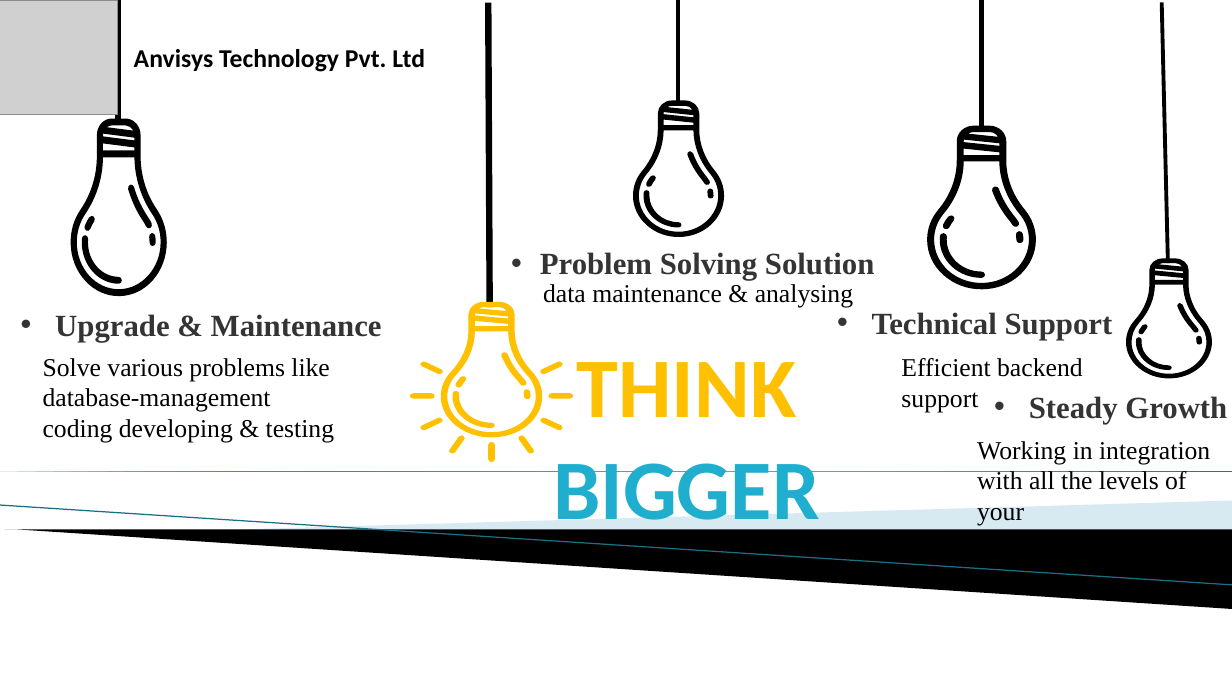
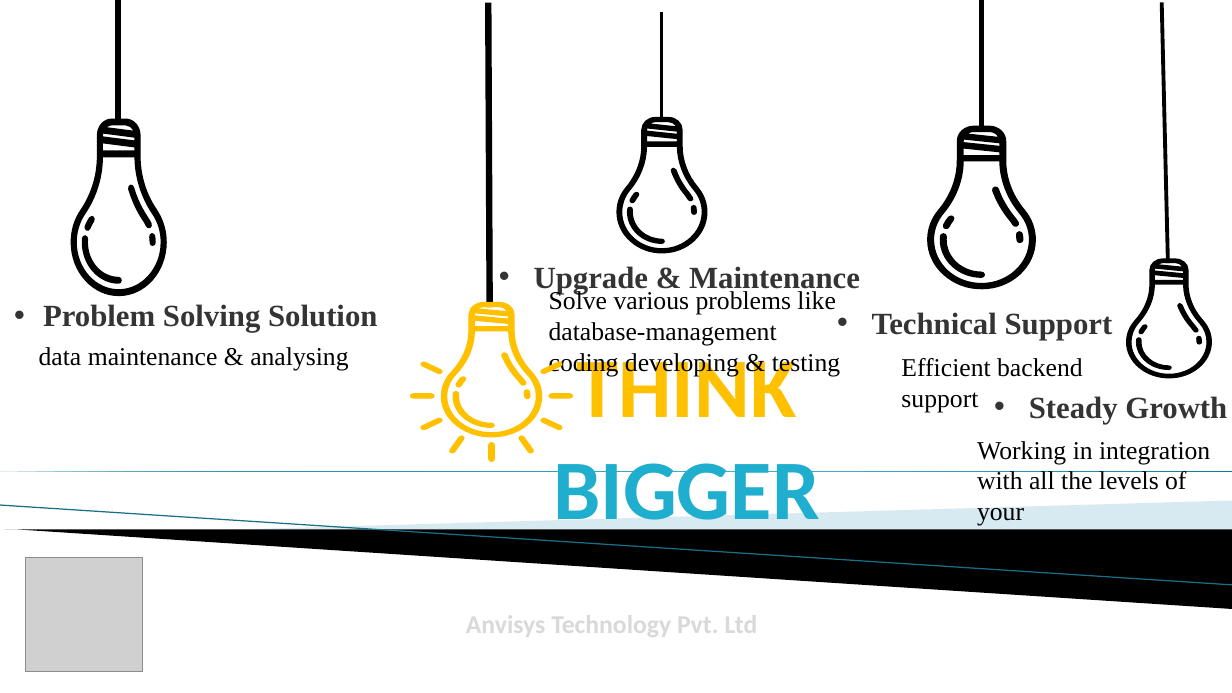
Before and after one commit to Anvisys/Documents, a slide deck: slide 3 of Anvisys technology presentation.pptx. Drawn at 1232x693 pixels with LibreOffice and Linux fonts; fonts in the diff are those of the drawing; grey boxes stand for pictures; background and template pictures are left out. Boxes give left, top, right and bottom in pixels: in the first picture for what was removed or moved away, otherwise in the second. Text is boxed around its words. In the diff, an @@ line names an element or a change of style, - is before the commit and + after.

```diff
--- a/Anvisys technology presentation.pptx
+++ b/Anvisys technology presentation.pptx
@@ line moved from (678, 0) - (678, 103) to (661, 12) - (661, 119) @@
@@ 5 freeform shapes moved together from (x1=634, y1=101, x2=725, y2=237) to (x1=617, y1=117, x2=708, y2=254) @@
@@ text "Upgrade & Maintenance" moved from (x1=55, y1=314, x2=382, y2=342) to (x1=534, y1=266, x2=860, y2=294) @@
@@ text "Problem Solving Solution" moved from (x1=540, y1=252, x2=874, y2=281) to (x1=43, y1=304, x2=377, y2=332) @@
@@ text "Solve various problems like database-management ..." moved from (x1=43, y1=358, x2=334, y2=443) to (x1=549, y1=289, x2=840, y2=376) @@
@@ text "data maintenance & analysing" moved from (x1=543, y1=284, x2=853, y2=307) to (x1=39, y1=347, x2=348, y2=371) @@
@@ picture moved from (x1=0, y1=0, x2=117, y2=114) to (x1=25, y1=557, x2=142, y2=670) @@
@@ text "Anvisys Technology Pvt. Ltd" moved from (x1=134, y1=49, x2=425, y2=72) to (x1=466, y1=609, x2=758, y2=640) @@
@@ text "Anvisys Technology Pvt. Ltd" at (x1=466, y1=609, x2=758, y2=640): text colour #000000 to #D9D9D9 @@
```
Also in this commit, not shown: 5 other slides changed.
